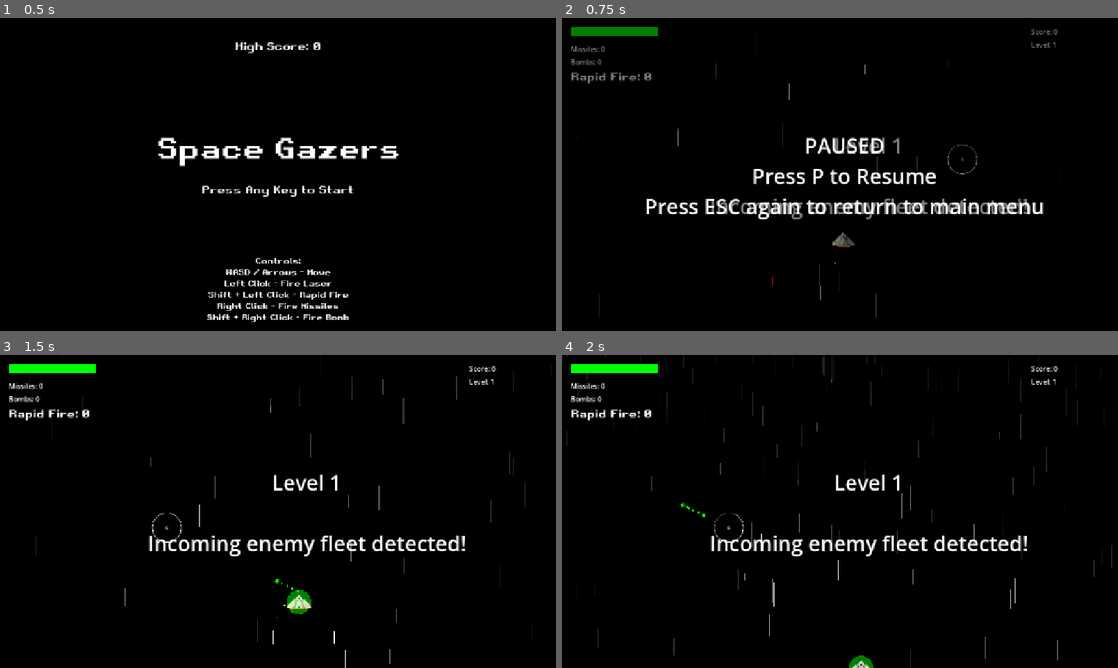
Above: before the commit, frames 1-4 (two rows, left to right).
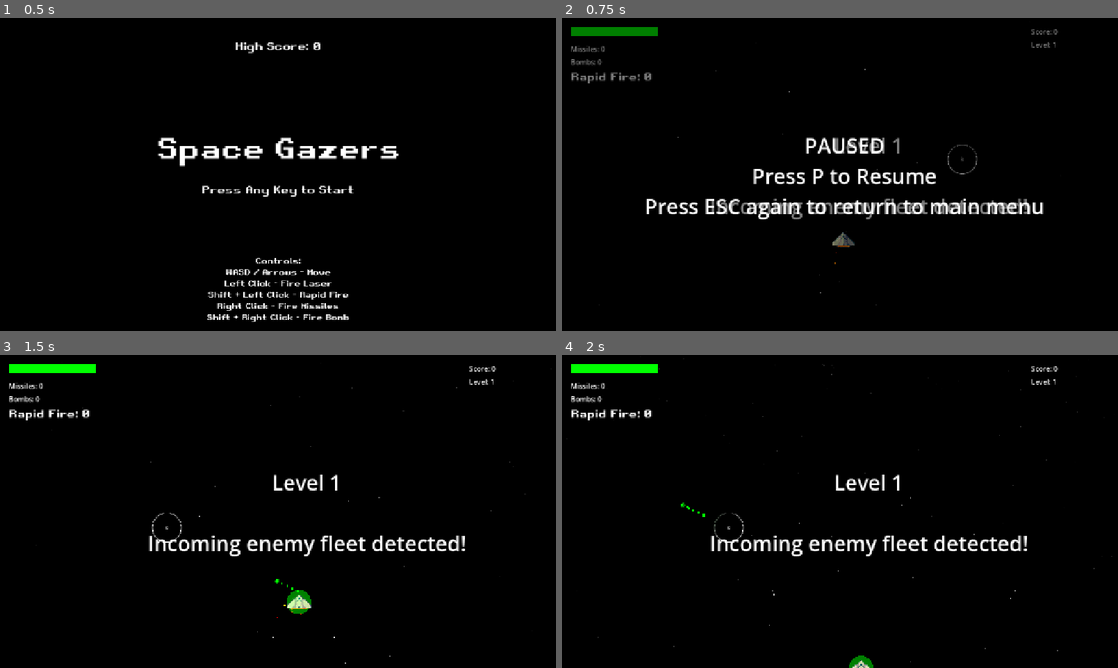
Above: after the commit, the same moments.

Repository: michaeldolearyjr/space-gazers
Game: Godot game, scene res://main_menu.tscn
Two runs of this game, one before a commit and one after it. Both use one fixed random seed, a clock stepped at 60 frames per second and the inputs below. Sound files missing from this copy of the repository are replaced by a short silence.
Inputs (mouse positions are in pixels of both pictures, inside the frame that each line leads up to):
- Up to frame 1 (0.5 s): no input
- Up to frame 2 (0.75 s): tap Enter at 0.5 s; move the mouse to (962, 158) at 0.52 s; hold Right (ui_right) from 0.53 s (still down); tap P at 0.6 s; click (962, 158) at 0.67 s
- Up to frame 3 (1.5 s): tap P at 1.25 s; move the mouse to (166, 527) at 1.27 s; release Right (ui_right) at 1.28 s; hold Down (ui_down) from 1.28 s (still down); tap H at 1.35 s; click (166, 527) at 1.42 s
- Up to frame 4 (2 s): keep holding Down (ui_down)

Frame 1 is identical in both runs. In frame 2, 0.1% of the frame differs, in the area x 2-64%, y 14-96%; in frame 3, 0.3%; in frame 4, 0.7%, in the area x 0-99%, y 0-100%.

Commit message:
fix gazer hitbox, fix hyperspace stars

Diff:
--- a/enemy_ship.gd
+++ b/enemy_ship.gd
@@ -51,8 +51,11 @@
 		speedx = -speedx
 
 	if global_position.y > viewport_rect.size.y + 100:
-		if get_node_or_null("/root/Global"):
-			get_node("/root/Global").add_score(-int(speedy * 200))
+		var gameplay = get_tree().current_scene
+		var player = gameplay.get_node_or_null("Player")
+		if player and not player.is_dying:
+			if get_node_or_null("/root/Global"):
+				get_node("/root/Global").add_score(-int(speedy * 200))
 		queue_free()
 
 	queue_redraw()
--- a/gameplay.gd
+++ b/gameplay.gd
@@ -189,7 +189,7 @@
 	press_key_label.size = Vector2(400, 30)
 	story_ui.add_child(press_key_label)
 
-	var img = Image.create(1, 20, false, Image.FORMAT_RGBA8)
+	var img = Image.create(1, 1, false, Image.FORMAT_RGBA8)
 	img.fill(Color.WHITE)
 	var strip_tex = ImageTexture.create_from_image(img)
 
--- a/gazer.gd
+++ b/gazer.gd
@@ -18,6 +18,18 @@
 		var circle = CircleShape2D.new()
 		circle.radius = 8.0
 		$CollisionShape2D.shape = circle
+
+	var outer = Area2D.new()
+	outer.name = "OuterHitbox"
+	outer.collision_layer = 2
+	outer.collision_mask = 0
+	outer.set_script(preload("res://outer_hitbox.gd"))
+	var outer_shape = CollisionShape2D.new()
+	var outer_circle = CircleShape2D.new()
+	outer_circle.radius = 20.0
+	outer_shape.shape = outer_circle
+	outer.add_child(outer_shape)
+	add_child(outer)
 
 	speedx = randf_range(-6.0, 6.0) * 10.0
 	speedy = randf_range(2.0, 16.0) * 10.0
@@ -75,8 +87,11 @@
 
 		# Delete if off bottom
 		if global_position.y > viewport_rect.size.y + 100:
-			if get_node_or_null("/root/Global"):
-				get_node("/root/Global").add_score(-int(speedy * 100))
+			var gameplay = get_tree().current_scene
+			var player = gameplay.get_node_or_null("Player")
+			if player and not player.is_dying:
+				if get_node_or_null("/root/Global"):
+					get_node("/root/Global").add_score(-int(speedy * 100))
 			queue_free()
 
 		_handle_shooting(delta)
@@ -120,3 +135,6 @@
 		if has_node("CollisionShape2D") and $CollisionShape2D.shape:
 			var r = $CollisionShape2D.shape.radius
 			draw_circle(Vector2.ZERO, r, Color(1, 0, 0, 0.5))
+		if has_node("OuterHitbox/CollisionShape2D") and $OuterHitbox/CollisionShape2D.shape:
+			var r2 = $OuterHitbox/CollisionShape2D.shape.radius
+			draw_circle(Vector2.ZERO, r2, Color(1, 1, 0, 0.3))
--- /dev/null
+++ b/outer_hitbox.gd
@@ -0,0 +1,7 @@
+extends Area2D
+
+func take_damage(amount: int):
+	if get_parent() and get_parent().has_method("take_damage"):
+		# Calculate half damage, rounding up (e.g. 15 -> 8)
+		var half_dmg = (amount / 2) + (amount % 2)
+		get_parent().take_damage(half_dmg)
--- a/redlaser.gd
+++ b/redlaser.gd
@@ -6,8 +6,9 @@
 
 func _ready() -> void:
 	collision_layer = 8
-	collision_mask = 1
+	collision_mask = 7 # 1 (Player) + 2 (Enemies) + 4 (Asteroids)
 	body_entered.connect(_on_body_entered)
+	area_entered.connect(_on_area_entered)
 
 	if has_node("CollisionShape2D"):
 		var circle = CircleShape2D.new()
@@ -53,6 +54,15 @@
 			gameplay.play_impact(global_position, Color.WHITE, Color.RED)
 		queue_free()
 
+func _on_area_entered(area: Area2D):
+	if area.name.begins_with("Gazer") or area.name == "OuterHitbox" or area.name.begins_with("Asteroid"):
+		if area.has_method("take_damage"):
+			area.take_damage(damage)
+		var gameplay = get_tree().current_scene
+		if gameplay and gameplay.has_method("play_impact"):
+			gameplay.play_impact(global_position, Color.WHITE, Color.RED)
+		queue_free()
+
 func _draw() -> void:
 	var global = get_node_or_null("/root/Global")
 	if global and global.debug_hitboxes:
Not shown, added: outer_hitbox.gd.uid
